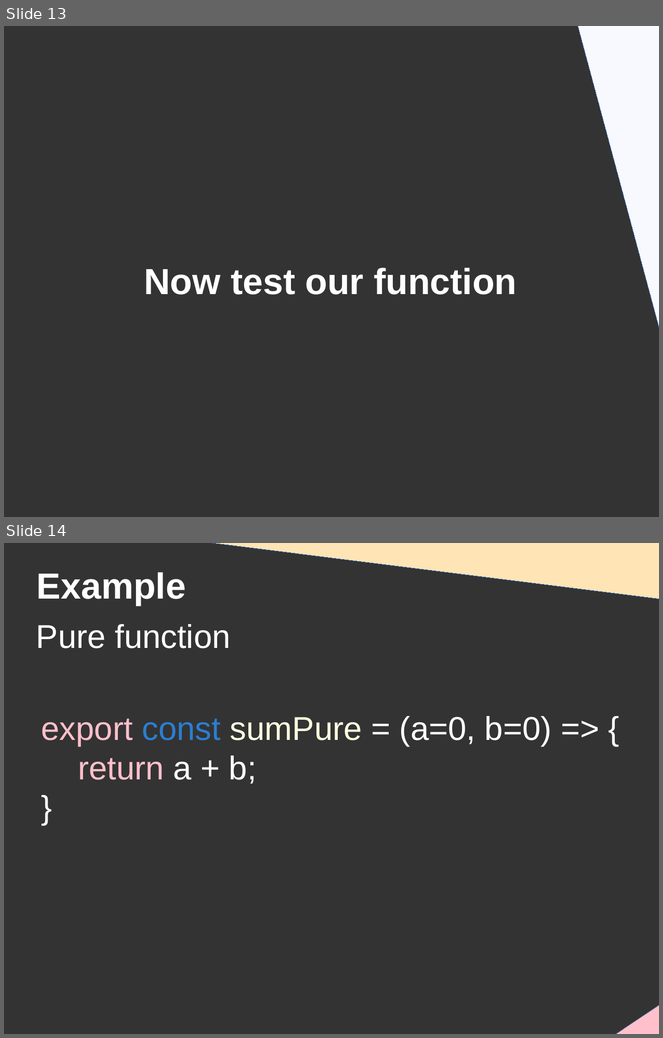
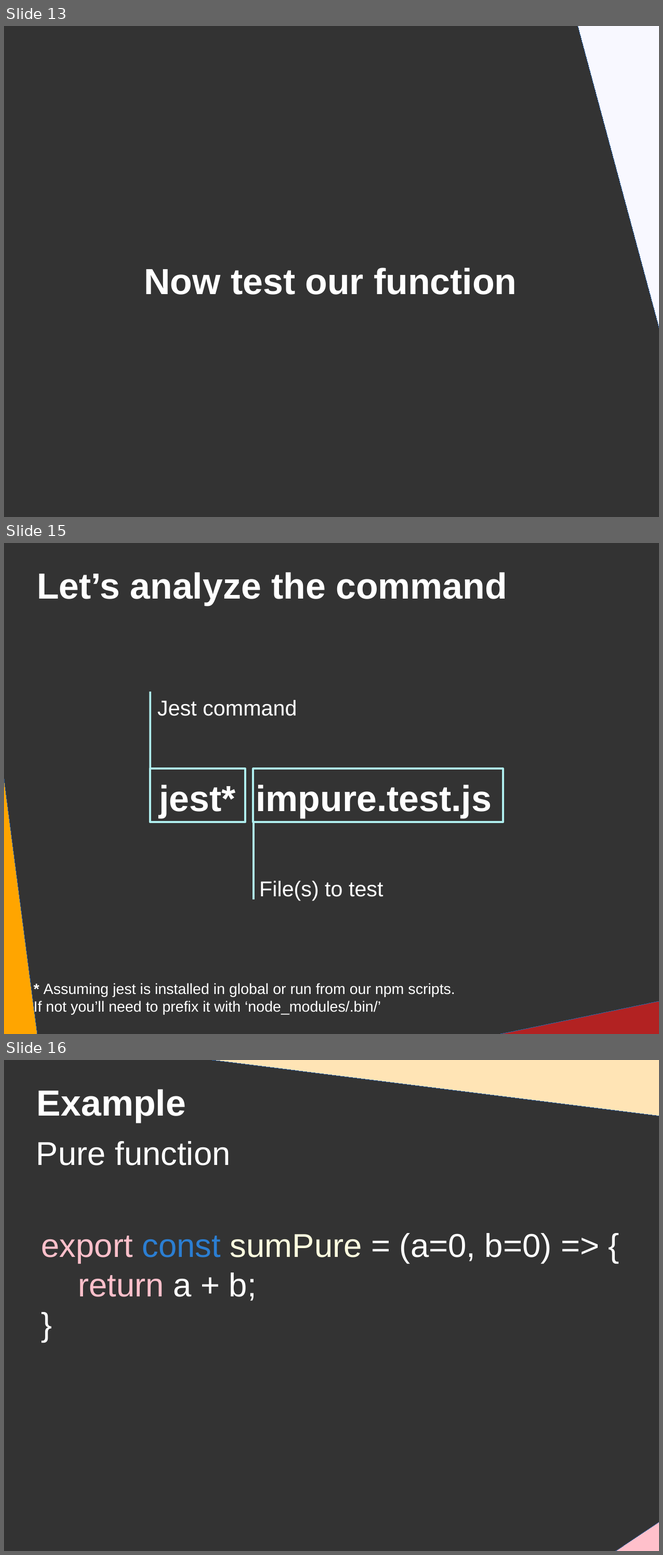
Before and after one commit to DanYellow/presentations, a slide deck: unit-tests/presentation.odp. Shown one above the other, each under a label of ours: slides 13 and 14 before the commit, slides 13, 15 and 16 after it; the slides between them are not shown. The pictures are 663x1038 and 663x1555 pixels, drawn with LibreOffice and Linux fonts; fonts in the diff are those of the drawing; background and template pictures are left out. Boxes give left, top, right and bottom in pixels: in the first picture for what was removed or moved away, otherwise in the second. Text is boxed around its words. In the diff, an @@ line names an element or a change of style, - is before the commit and + after.

Commit message:
Updates presentation

```diff
--- a/unit-tests/presentation.odp
+++ b/unit-tests/presentation.odp
@@ slide 15 added at (4, 543, 659, 1034), background #333333 @@
@@ title added at (37, 572, 507, 605), 44 pt, text #FFFFFF, bold @@
+Let’s analyze the command
@@ line added from (150, 769) to (150, 692), #AFEEEE 2.3 pt @@
@@ text added at (157, 700, 297, 716), 26 pt, text #FFFFFF @@
+Jest command
@@ right triangle added at (4, 733, 38, 1034), fill #FFA500, outline #3465A4 0 pt @@
@@ rectangle added at (150, 769, 245, 822), outline #AFEEEE 2.3 pt @@
@@ rectangle added at (253, 769, 503, 822), outline #AFEEEE 2.3 pt @@
@@ title added at (159, 785, 492, 819), 44 pt, text #FFFFFF, bold @@
+jest* impure.test.js
@@ line added from (254, 900) to (254, 822), #AFEEEE 2.3 pt @@
@@ text added at (259, 881, 383, 901), 26 pt, text #FFFFFF @@
+File(s) to test
@@ text added at (34, 983, 455, 1015), 18 pt, text #FFFFFF @@
+* Assuming jest is installed in global or run from our npm scripts.
+If not you’ll need to prefix it with ‘node_modules/.bin/’
@@ right triangle added at (473, 1001, 659, 1034), fill #B22222, outline #3465A4 0 pt @@
@@ what was slide 14 is now slide 16 @@
```
Also in this commit, not shown: 1 other slide added, 3 other files.
